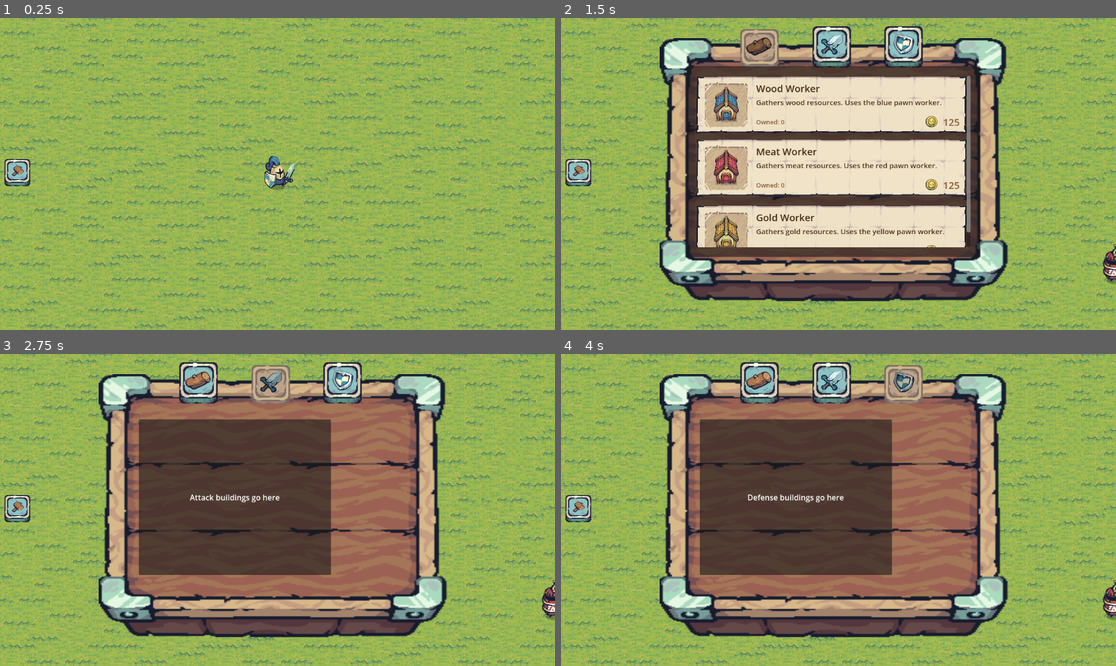
Above: before the commit, frames 1-4 (two rows, left to right).
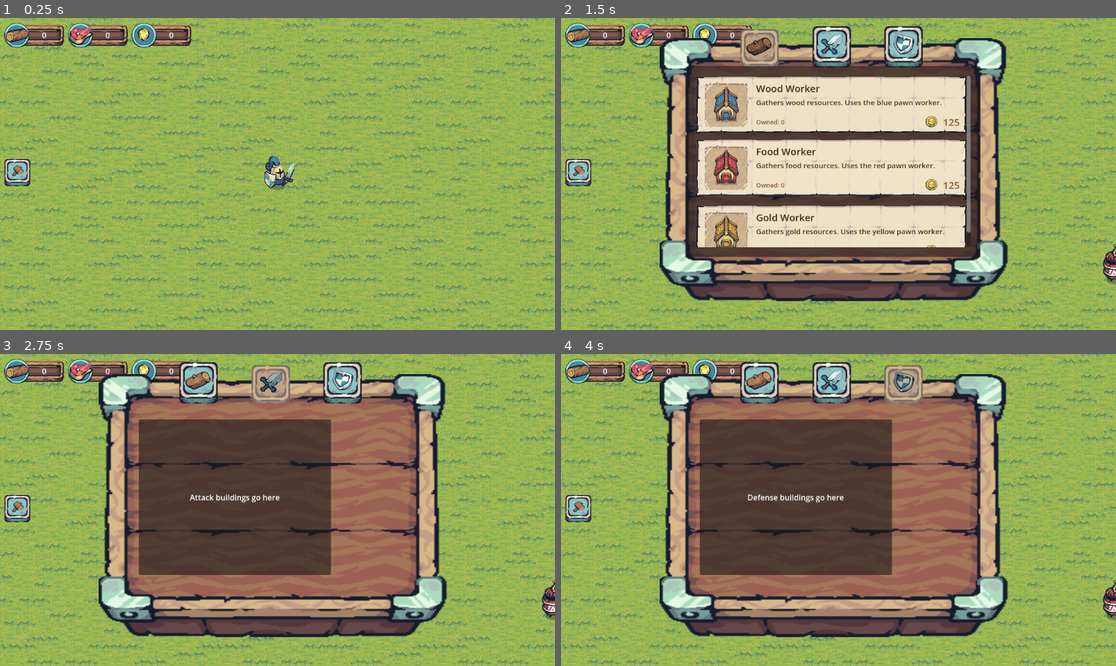
Above: after the commit, the same moments.

Repository: SlothyMikey/island-defence
Game: Godot game, scene res://scenes/world.tscn
Same seed, same stepped clock (60 frames per second), same inputs: the game is played once before the commit and once after it.
Inputs (mouse positions are in pixels of both pictures, inside the frame that each line leads up to):
- Up to frame 1 (0.25 s): no input
- Up to frame 2 (1.5 s): click (577, 174) at 0.5 s; move the mouse to (960, 158) at 1.27 s; hold D (move_right) from 1.28 s (still down); click (960, 158) at 1.35 s
- Up to frame 3 (2.75 s): release D (move_right) at 2 s; click (271, 385) at 2 s
- Up to frame 4 (4 s): click (760, 385) at 2.75 s; click (905, 385) at 3.5 s

The runs differ from the first frame. In frame 1, 2.2% of the frame differs, in the area x 0-35%, y 1-10%; in frame 2, 2.2%, in the area x 0-68%, y 1-49%; in frame 3, 1.8%; in frame 4, 1.8%.

Commit message:
Add:Resource UI

Diff:
--- /dev/null
+++ b/scenes/building/resource_holder_panel.tscn
@@ -0,0 +1,39 @@
+[gd_scene format=3 uid="uid://b8nqj52cqfso4"]
+
+[ext_resource type="Script" uid="uid://tuo52dbelfxe" path="res://script/UI/resource_holder_panel.gd" id="1_4qofc"]
+[ext_resource type="PackedScene" uid="uid://clea2k0b7wmiv" path="res://scenes/building/resource_slot.tscn" id="2_dfjdh"]
+[ext_resource type="Texture2D" uid="uid://ckeu28rsdx7k0" path="res://assets/Tiny Swords (Free Pack)/Terrain/Resources/Meat/Meat Resource/Meat Resource.png" id="4_74tnu"]
+[ext_resource type="Texture2D" uid="uid://dsaqjuqdysl2a" path="res://assets/Tiny Swords (Free Pack)/Terrain/Resources/Gold/Gold Resource/Gold_Resource.png" id="5_xjo2h"]
+
+[sub_resource type="StyleBoxEmpty" id="StyleBoxEmpty_6hwq1"]
+
+[node name="ResourceHolderPanel" type="Panel" unique_id=698771383]
+custom_minimum_size = Vector2(388, 56)
+theme_override_styles/panel = SubResource("StyleBoxEmpty_6hwq1")
+script = ExtResource("1_4qofc")
+
+[node name="Padding" type="MarginContainer" parent="." unique_id=987909557]
+layout_mode = 1
+anchors_preset = 15
+anchor_right = 1.0
+anchor_bottom = 1.0
+grow_horizontal = 2
+grow_vertical = 2
+
+[node name="SlotsRow" type="HBoxContainer" parent="Padding" unique_id=1681467933]
+layout_mode = 2
+theme_override_constants/separation = 8
+
+[node name="Wood" parent="Padding/SlotsRow" unique_id=857079683 instance=ExtResource("2_dfjdh")]
+layout_mode = 2
+resource_id = &"wood"
+
+[node name="Food" parent="Padding/SlotsRow" unique_id=348784624 instance=ExtResource("2_dfjdh")]
+layout_mode = 2
+resource_id = &"food"
+icon = ExtResource("4_74tnu")
+
+[node name="Gold" parent="Padding/SlotsRow" unique_id=1010194682 instance=ExtResource("2_dfjdh")]
+layout_mode = 2
+resource_id = &"gold"
+icon = ExtResource("5_xjo2h")
--- /dev/null
+++ b/scenes/building/resource_panel.tscn
@@ -0,0 +1,35 @@
+[gd_scene format=3 uid="uid://blpedqln55vns"]
+
+[ext_resource type="Script" path="res://script/UI/resource_slot.gd" id="1_lklup"]
+
+[node name="ResourcePanel" type="Panel"]
+custom_minimum_size = Vector2(96, 48)
+script = ExtResource("1_lklup")
+
+[node name="Padding" type="MarginContainer" parent="."]
+layout_mode = 1
+anchors_preset = 15
+anchor_right = 1.0
+anchor_bottom = 1.0
+offset_left = 8.0
+offset_top = 8.0
+offset_right = -8.0
+offset_bottom = -8.0
+grow_horizontal = 2
+grow_vertical = 2
+
+[node name="Row" type="HBoxContainer" parent="Padding"]
+layout_mode = 2
+alignment = 1
+theme_override_constants/separation = 8
+
+[node name="Icon" type="TextureRect" parent="Padding/Row"]
+custom_minimum_size = Vector2(20, 20)
+layout_mode = 2
+expand_mode = 1
+stretch_mode = 5
+
+[node name="AmountLabel" type="Label" parent="Padding/Row"]
+layout_mode = 2
+text = "0"
+vertical_alignment = 1
--- /dev/null
+++ b/scenes/building/resource_slot.tscn
@@ -0,0 +1,61 @@
+[gd_scene format=3 uid="uid://clea2k0b7wmiv"]
+
+[ext_resource type="Script" uid="uid://dxixnq61i4g7v" path="res://script/UI/resource_slot.gd" id="1_sqp65"]
+[ext_resource type="Texture2D" uid="uid://c14kc8ubci68e" path="res://assets/Tiny Swords (Free Pack)/UI Elements/UI Elements/Bars/BigBarBaseFix.png" id="2_wow7m"]
+[ext_resource type="Texture2D" uid="uid://bx6g65vy6ebph" path="res://assets/Tiny Swords (Free Pack)/UI Elements/UI Elements/Buttons/TinyRoundBlueButton.png" id="3_2q4r6"]
+[ext_resource type="Texture2D" uid="uid://dgplsyo5dmb5c" path="res://assets/Tiny Swords (Free Pack)/Terrain/Resources/Wood/Wood Resource/Wood Resource.png" id="4_jf5y0"]
+
+[node name="ResourceSlot" type="Control" unique_id=2041438159]
+custom_minimum_size = Vector2(124, 52)
+layout_mode = 3
+anchors_preset = 0
+size_flags_horizontal = 3
+script = ExtResource("1_sqp65")
+icon = ExtResource("4_jf5y0")
+
+[node name="Bar" type="TextureRect" parent="." unique_id=2116750503]
+layout_mode = 0
+offset_left = 30.0
+offset_top = 5.0
+offset_right = 124.0
+offset_bottom = 48.0
+texture = ExtResource("2_wow7m")
+expand_mode = 1
+stretch_mode = 5
+
+[node name="Frame" type="TextureRect" parent="." unique_id=317697344]
+layout_mode = 0
+offset_right = 52.0
+offset_bottom = 52.0
+texture = ExtResource("3_2q4r6")
+expand_mode = 1
+stretch_mode = 5
+
+[node name="IconAnchor" type="CenterContainer" parent="Frame" unique_id=1372134444]
+layout_mode = 1
+anchors_preset = 15
+anchor_right = 1.0
+anchor_bottom = 1.0
+offset_left = 8.0
+offset_top = 8.0
+offset_right = -8.0
+offset_bottom = -8.0
+grow_horizontal = 2
+grow_vertical = 2
+
+[node name="Icon" type="TextureRect" parent="Frame/IconAnchor" unique_id=330707383]
+custom_minimum_size = Vector2(28, 28)
+layout_mode = 2
+texture = ExtResource("4_jf5y0")
+expand_mode = 3
+stretch_mode = 3
+
+[node name="AmountLabel" type="Label" parent="." unique_id=1614069604]
+layout_mode = 0
+offset_left = 58.0
+offset_top = 14.0
+offset_right = 108.0
+offset_bottom = 34.0
+text = "0"
+horizontal_alignment = 1
+vertical_alignment = 1
--- a/scenes/building/ui_manager.tscn
+++ b/scenes/building/ui_manager.tscn
@@ -11,6 +11,7 @@
 [ext_resource type="Texture2D" uid="uid://drvp43e5rpftc" path="res://assets/Tiny Swords (Free Pack)/UI Elements/UI Elements/Icons/Icon_01.png" id="7_q84nj"]
 [ext_resource type="Texture2D" uid="uid://djsblnvr0ynek" path="res://assets/Tiny Swords (Free Pack)/UI Elements/UI Elements/Icons/Icon_05.png" id="8_70s10"]
 [ext_resource type="Texture2D" uid="uid://b03sy5ism7s2w" path="res://assets/Tiny Swords (Free Pack)/UI Elements/UI Elements/Icons/Icon_06.png" id="9_njruv"]
+[ext_resource type="PackedScene" uid="uid://b8nqj52cqfso4" path="res://scenes/building/resource_holder_panel.tscn" id="10_gdt6a"]
 [ext_resource type="Texture2D" uid="uid://dpah2e1vbtcaa" path="res://assets/Tiny Swords (Free Pack)/Buildings/Blue Buildings/House1.png" id="11_req8l"]
 [ext_resource type="Texture2D" uid="uid://cgjti7x5xndia" path="res://assets/Tiny Swords (Free Pack)/Buildings/Red Buildings/House1.png" id="12_i336x"]
 [ext_resource type="Texture2D" uid="uid://v3xbhf7nqwoc" path="res://assets/Tiny Swords (Free Pack)/Buildings/Yellow Buildings/House1.png" id="13_gv132"]
@@ -22,6 +23,7 @@
 
 [node name="ShopPanel" type="Panel" parent="." unique_id=1468564707]
 visible = false
+z_index = 2
 offset_left = 20.0
 offset_top = 65.0
 offset_right = 369.0
@@ -143,8 +145,8 @@
 [node name="Worker2Meat" parent="ShopPanel/Table/CategoryPanels/WorkerPanel/MarginContainer/WorkerScroll/BuildingList" unique_id=1852095528 instance=ExtResource("2_nuf8g")]
 layout_mode = 2
 building_id = &"worker_meat"
-building_name = "Meat Worker"
-description = "Gathers meat resources. Uses the red pawn worker."
+building_name = "Food Worker"
+description = "Gathers food resources. Uses the red pawn worker."
 building_texture = ExtResource("12_i336x")
 
 [node name="Worker3Gold" parent="ShopPanel/Table/CategoryPanels/WorkerPanel/MarginContainer/WorkerScroll/BuildingList" unique_id=1115984544 instance=ExtResource("2_nuf8g")]
@@ -212,3 +214,9 @@
 offset_bottom = 37.0
 texture = ExtResource("7_q84nj")
 expand_mode = 1
+
+[node name="ResourceHolderPanel" parent="." unique_id=1472987931 instance=ExtResource("10_gdt6a")]
+offset_left = 9.0
+offset_top = 10.0
+offset_right = 397.0
+offset_bottom = 82.0
--- /dev/null
+++ b/script/UI/resource_holder_panel.gd
@@ -0,0 +1,41 @@
+extends Panel
+
+@export var slot_scene: PackedScene = preload("res://scenes/building/resource_slot.tscn")
+
+@onready var slots_row: HBoxContainer = $Padding/SlotsRow
+
+func add_resource_slot(resource_id: StringName = &"", icon: Texture2D = null, amount: int = 0) -> Control:
+	if slot_scene == null:
+		push_warning("ResourceHolderPanel is missing a slot_scene.")
+		return null
+
+	var slot := slot_scene.instantiate() as Control
+	if slot == null:
+		push_warning("slot_scene must instantiate a Control-based resource slot.")
+		return null
+
+	slots_row.add_child(slot)
+
+	if resource_id != StringName():
+		slot.set("resource_id", resource_id)
+	if icon != null:
+		slot.call("set_icon", icon)
+	slot.call("set_amount", amount)
+
+	return slot
+
+func get_resource_slot(resource_id: StringName) -> Control:
+	for child in slots_row.get_children():
+		if child.get("resource_id") == resource_id:
+			return child as Control
+	return null
+
+func set_resource_icon(resource_id: StringName, icon: Texture2D) -> void:
+	var slot := get_resource_slot(resource_id)
+	if slot != null:
+		slot.call("set_icon", icon)
+
+func set_resource_amount(resource_id: StringName, amount: int) -> void:
+	var slot := get_resource_slot(resource_id)
+	if slot != null:
+		slot.call("set_amount", amount)
--- /dev/null
+++ b/script/UI/resource_slot.gd
@@ -0,0 +1,38 @@
+extends Control
+
+@export var resource_id: StringName
+@export var icon: Texture2D:
+	set(value):
+		icon = value
+		_update_ui()
+@export var amount: int = 0:
+	set(value):
+		amount = max(value, 0)
+		_update_ui()
+
+@onready var icon_rect: TextureRect = $Frame/IconAnchor/Icon
+@onready var amount_label: Label = $AmountLabel
+
+func _ready() -> void:
+	_update_ui()
+
+func configure(resource_key: StringName, icon_texture: Texture2D, value: int = 0) -> void:
+	resource_id = resource_key
+	icon = icon_texture
+	amount = max(value, 0)
+	_update_ui()
+
+func set_amount(value: int) -> void:
+	amount = max(value, 0)
+	_update_ui()
+
+func set_icon(value: Texture2D) -> void:
+	icon = value
+	_update_ui()
+
+func _update_ui() -> void:
+	if not is_node_ready():
+		return
+
+	icon_rect.texture = icon
+	amount_label.text = str(amount)
--- a/script/UI/ui_manager.gd
+++ b/script/UI/ui_manager.gd
@@ -8,6 +8,7 @@
 @onready var worker_icon: TextureRect = $ShopPanel/Table/Workers/Icon
 @onready var offense_icon: TextureRect = $ShopPanel/Table/OffenseBuildings/Icon
 @onready var defense_icon: TextureRect = $ShopPanel/Table/DefenseBuildings/Icon
+@onready var resource_holder_panel: Control = $ResourceHolderPanel
 
 @onready var worker_panel: Control = $ShopPanel/Table/CategoryPanels/WorkerPanel
 @onready var offense_panel: Control = $ShopPanel/Table/CategoryPanels/OffensePanel
@@ -116,3 +117,11 @@
 	button.disabled = is_active
 	icon.modulate = ACTIVE_ICON_MODULATE if is_active else INACTIVE_ICON_MODULATE
 	icon.position = default_icon_pos + Vector2(0, ACTIVE_ICON_OFFSET_Y if is_active else 0)
+
+func set_resource_amount(resource_id: StringName, amount: int) -> void:
+	if resource_holder_panel != null:
+		resource_holder_panel.call("set_resource_amount", resource_id, amount)
+
+func set_resource_icon(resource_id: StringName, icon: Texture2D) -> void:
+	if resource_holder_panel != null:
+		resource_holder_panel.call("set_resource_icon", resource_id, icon)
Binary file added: assets/Tiny Swords (Free Pack)/UI Elements/UI Elements/Bars/BigBarBaseFix.png
Not shown, added: assets/Tiny Swords (Free Pack)/UI Elements/UI Elements/Bars/BigBarBaseFix.png.import
Binary file added: assets/Tiny Swords (Free Pack)/UI Elements/UI Elements/Bars/SmallBaseFix.png
Not shown, added: assets/Tiny Swords (Free Pack)/UI Elements/UI Elements/Bars/SmallBaseFix.png.import
Not shown, added: script/UI/resource_holder_panel.gd.uid
Not shown, added: script/UI/resource_slot.gd.uid
